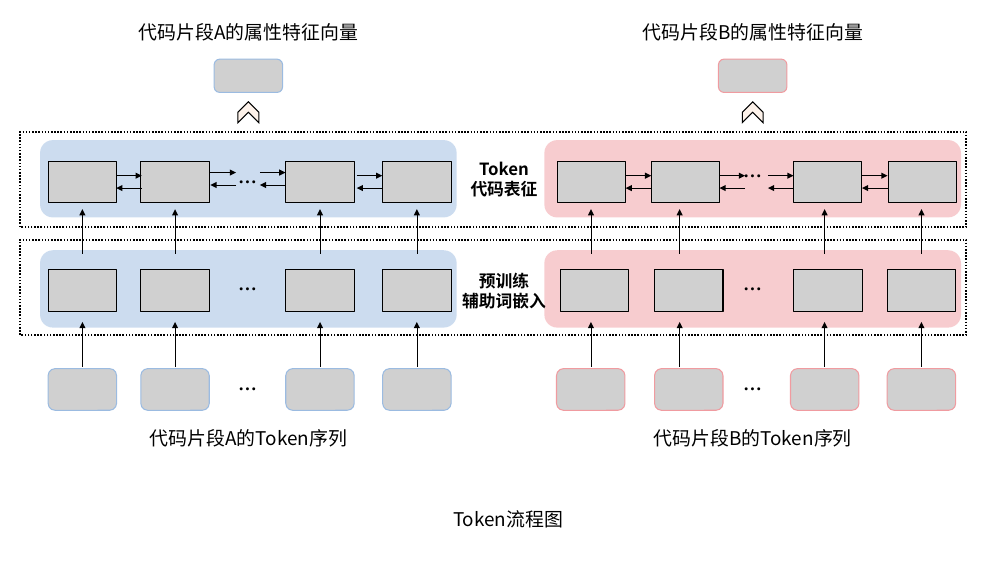
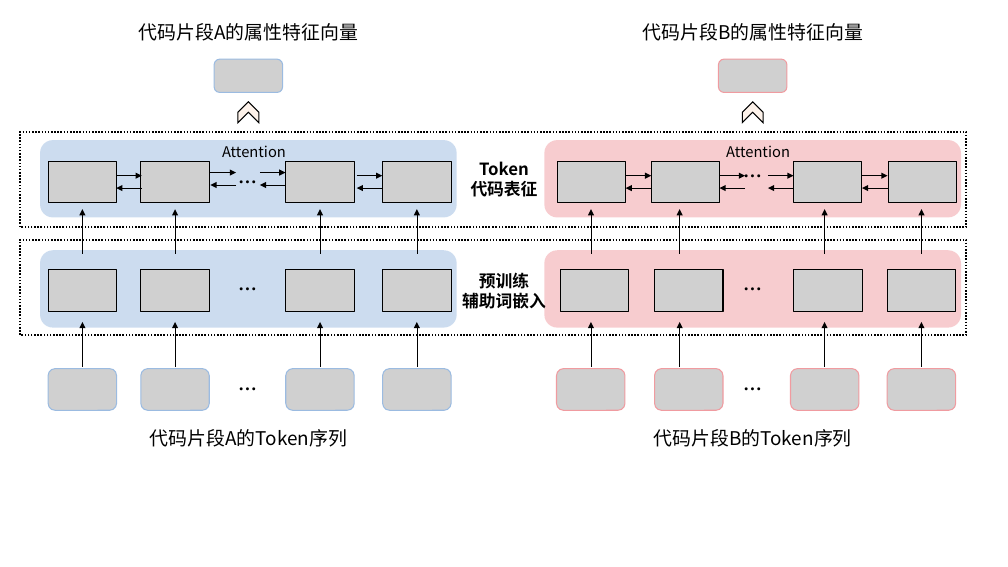
Before and after one commit to Wangdan-code/New_Graduation_Thesis, a slide deck: slide 10 of graduate-thesis/figures/ppt.pptx (slide 11 before the commit). Drawn at 1008x567 pixels with LibreOffice and Linux fonts; fonts in the diff are those of the drawing; grey boxes stand for pictures. Boxes give left, top, right and bottom in pixels: in the first picture for what was removed or moved away, otherwise in the second. Text is boxed around its words. In the diff, an @@ line names an element or a change of style, - is before the commit and + after.

```diff
--- a/graduate-thesis/figures/ppt.pptx
+++ b/graduate-thesis/figures/ppt.pptx
@@ text added at (222,145,286,157), 14 pt, text #000000 @@
+Attention
@@ text added at (726,145,790,157), 14 pt, text #000000 @@
+Attention
@@ text removed at (453,510,563,528) @@
-Token流程图
```
Also in this commit, not shown: 5 other slides changed, 1 slide added, 2 slides removed, 15 other files.
